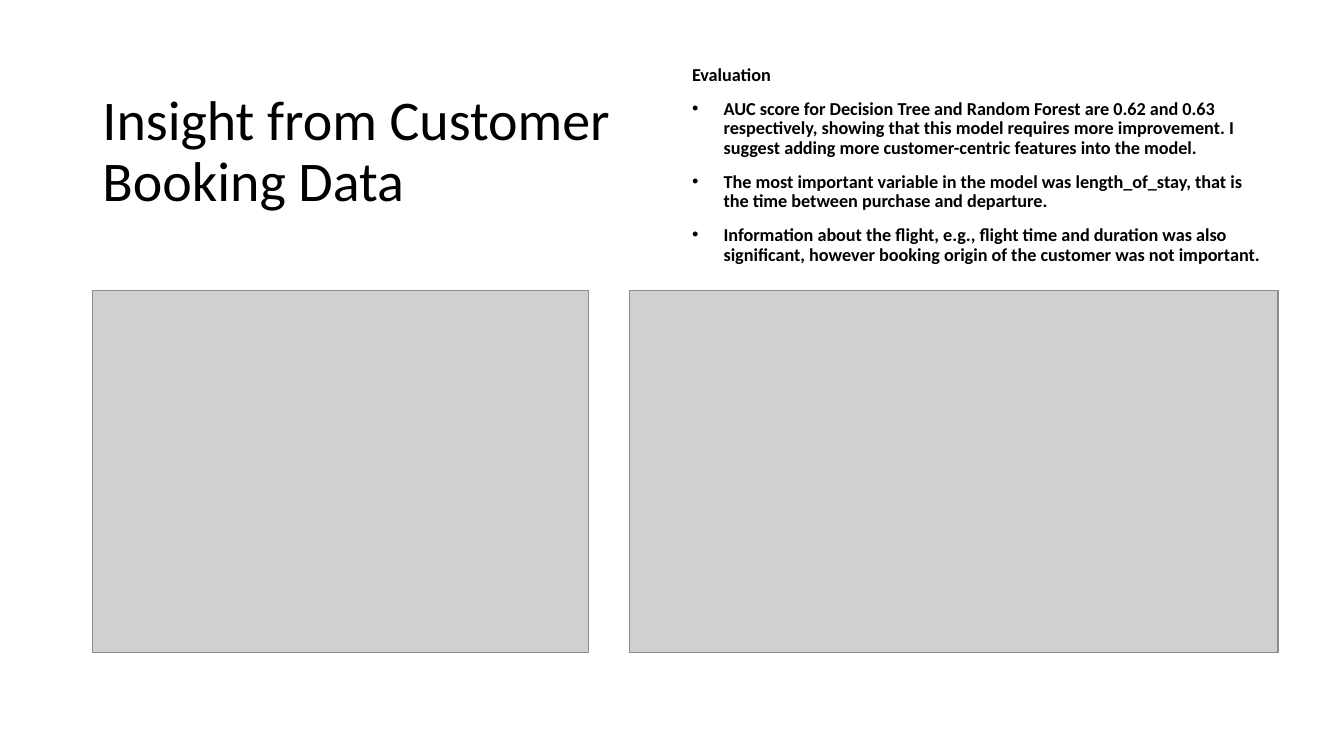
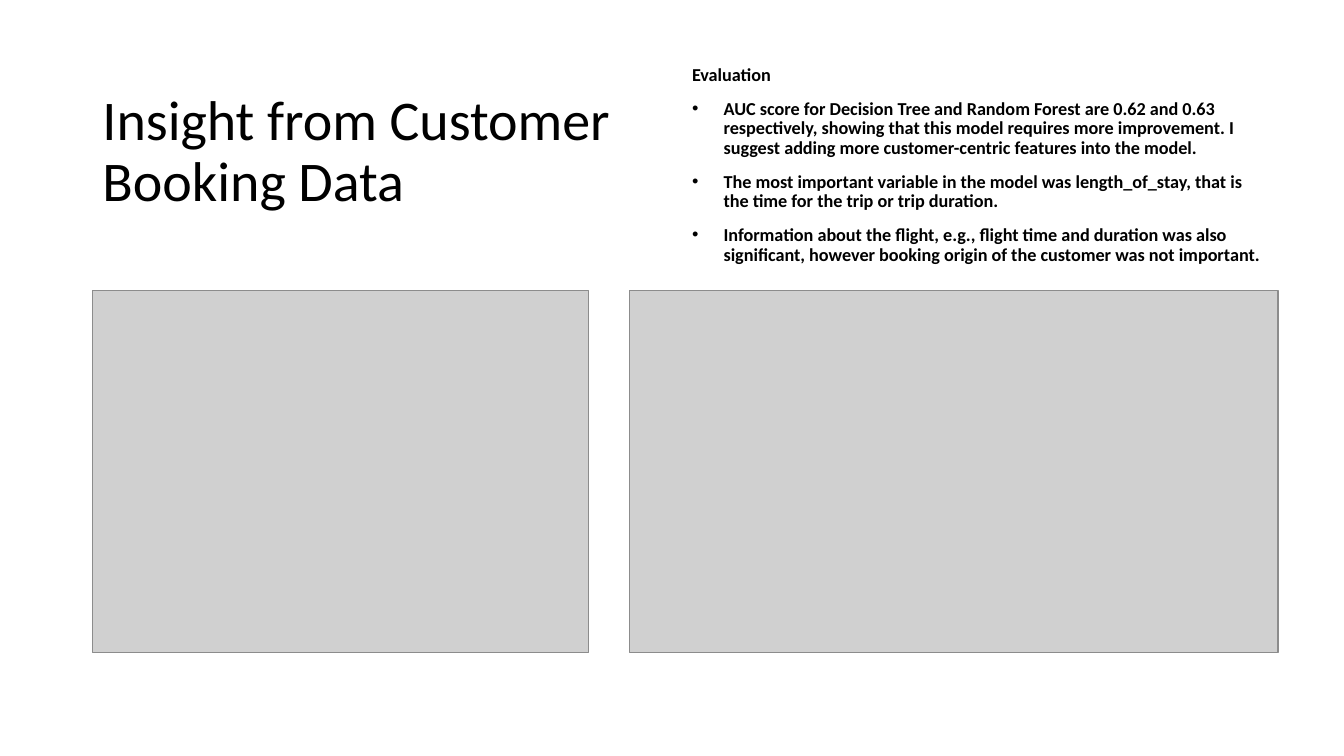
Before and after one commit to daameya/BritishAirway-Data-Analysis, a slide deck: slide 2 of Presentation/Task2 ppt.pptx. Drawn at 1344x756 pixels with LibreOffice and Linux fonts; fonts in the diff are those of the drawing; grey boxes stand for pictures. Boxes give left, top, right and bottom in pixels: in the first picture for what was removed or moved away, otherwise in the second. Text is boxed around its words. In the diff, an @@ line names an element or a change of style, - is before the commit and + after.

Commit message:
updated presentation

```diff
--- a/Presentation/Task2 ppt.pptx
+++ b/Presentation/Task2 ppt.pptx
@@ text at box(724, 175, 1242, 210): text changed @@
-• The most important variable in the model was length_of_stay, that is the time between purchase and departure.
+• The most important variable in the model was length_of_stay, that is the time for the trip or trip duration.
```
